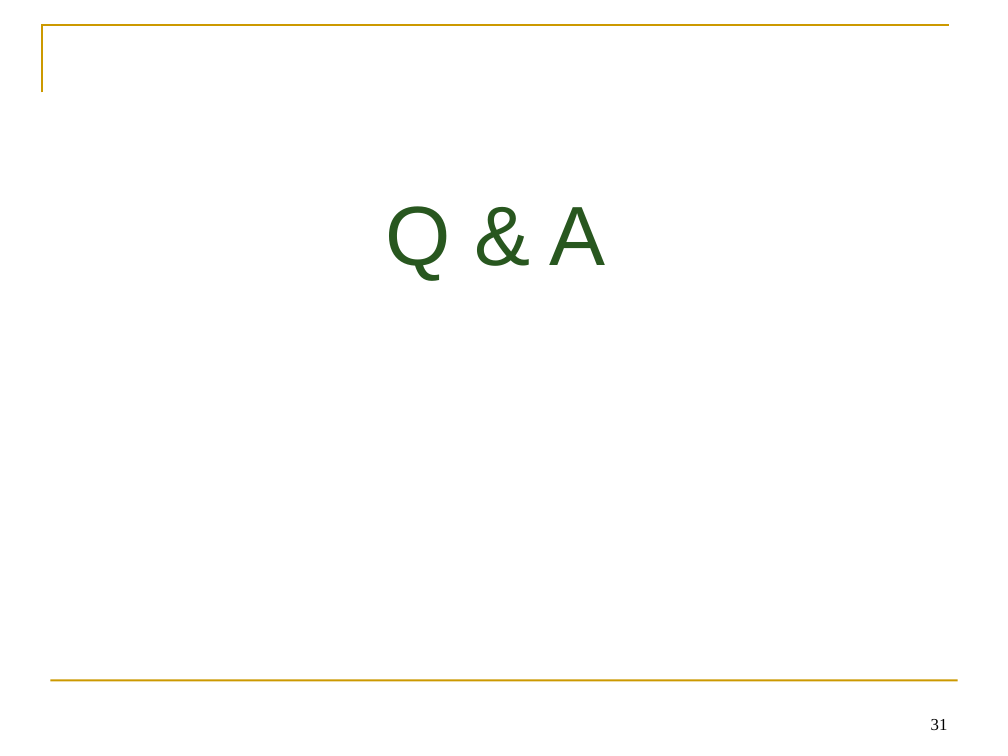
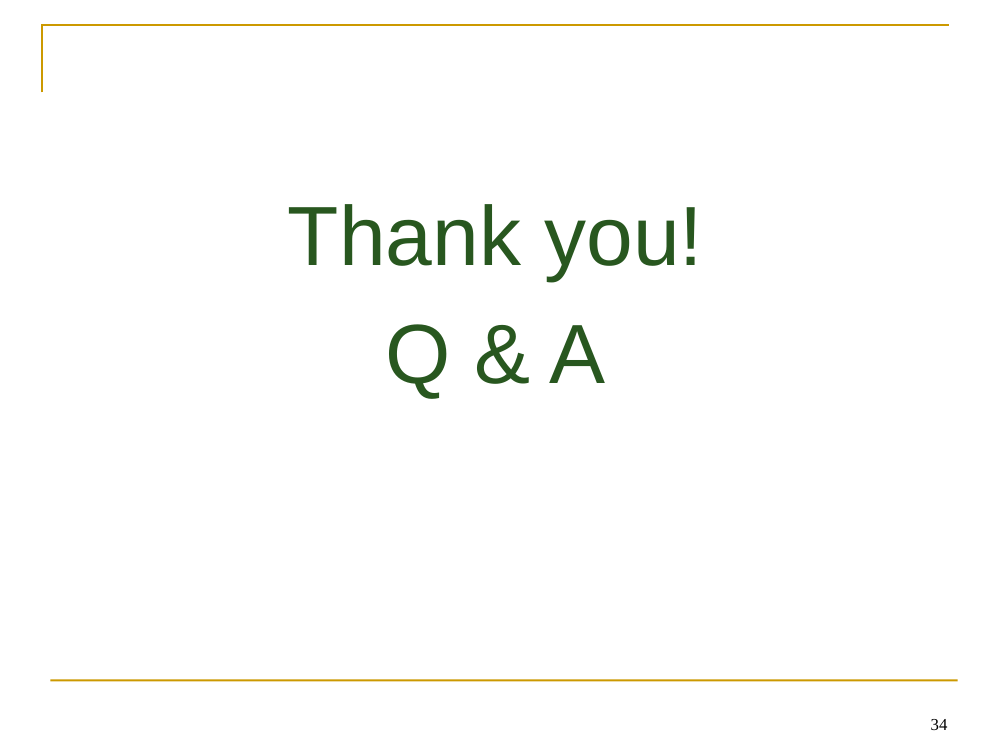
Before and after one commit to tttyy/Active-Learning, a slide deck: slide 34 of presentation/Activelearning.pptx (slide 31 before the commit). Drawn at 1008x756 pixels with LibreOffice and Linux fonts; fonts in the diff are those of the drawing. Boxes give left, top, right and bottom in pixels: in the first picture for what was removed or moved away, otherwise in the second. Text is boxed around its words. In the diff, an @@ line names an element or a change of style, - is before the commit and + after.

```diff
--- a/presentation/Activelearning.pptx
+++ b/presentation/Activelearning.pptx
@@ text at (x1=288, y1=204, x2=703, y2=280): paragraph added @@
+Thank you!
@@ page number at (x1=931, y1=719, x2=948, y2=730): text changed @@
-31
+34
```
Also in this commit, not shown: 14 other slides changed, 3 slides added.
